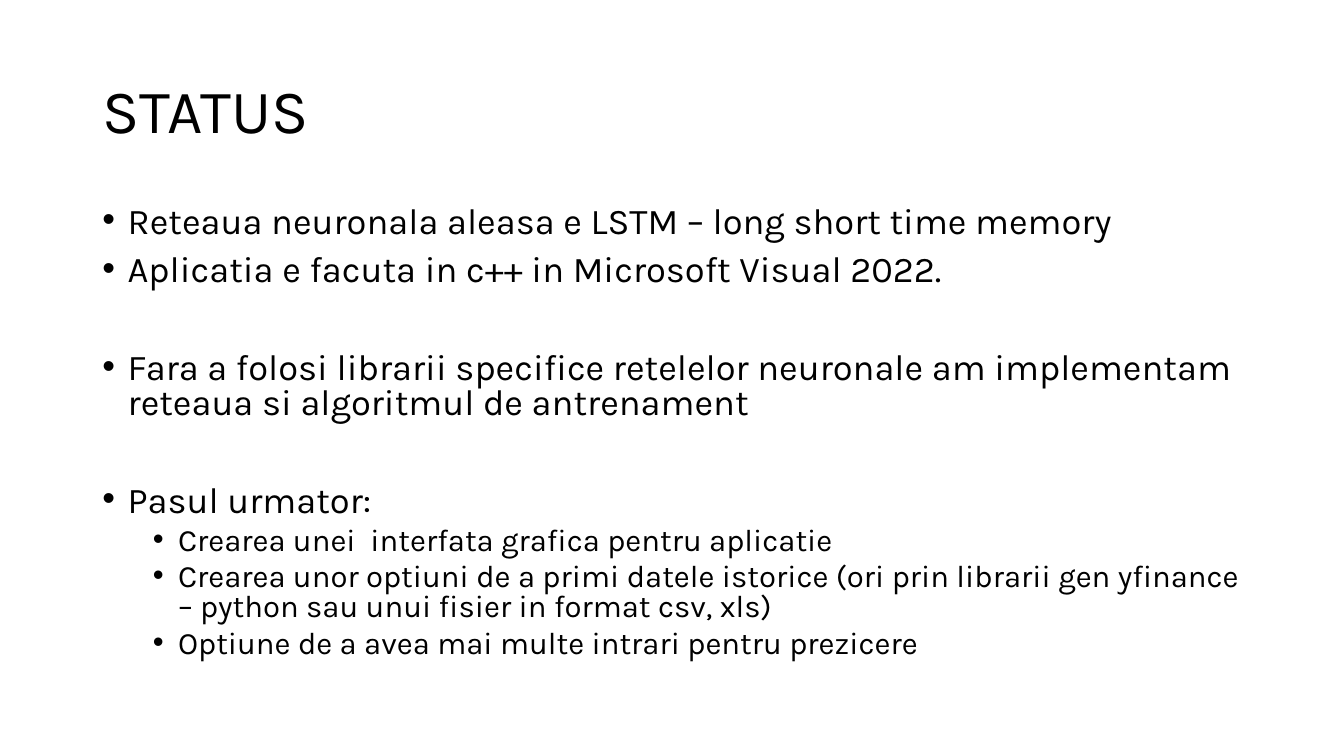
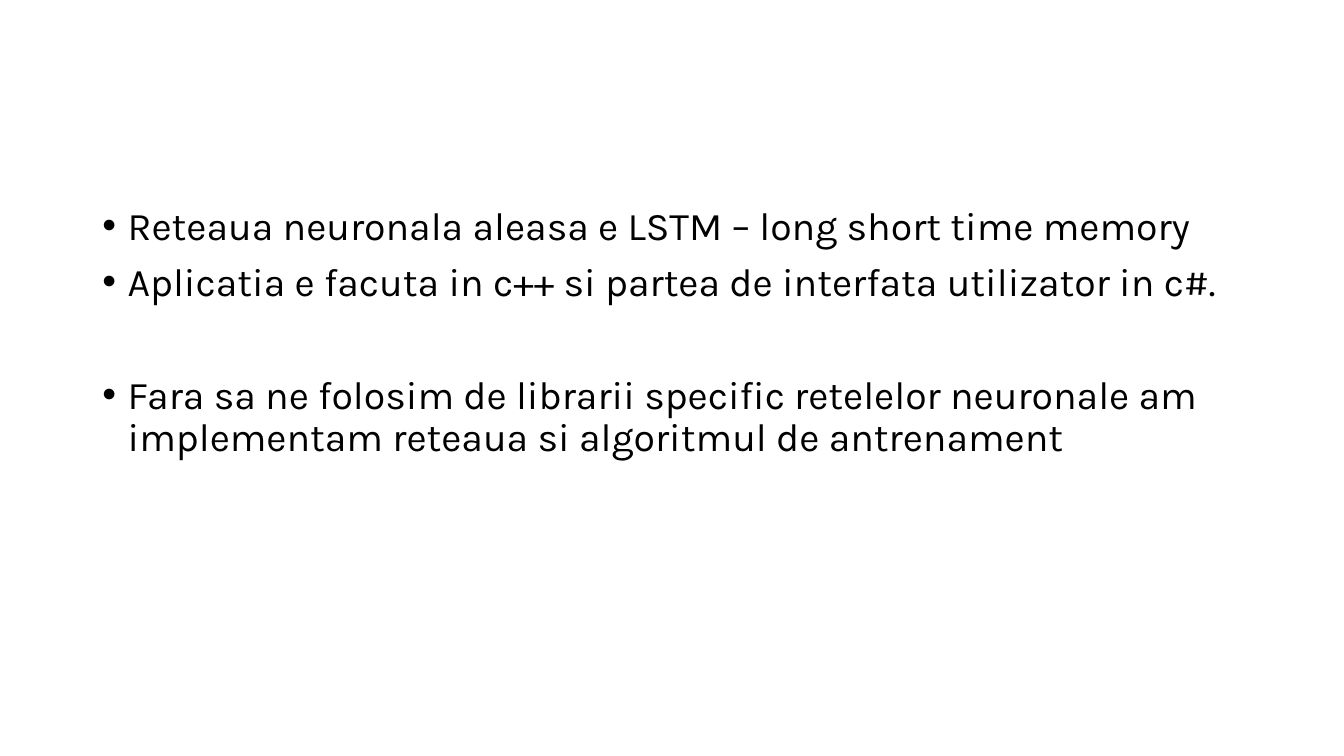
Before and after one commit to nasturas/LSTM, a slide deck: slide 3 of Doc/Prezicere pret actiuni.pptx. Drawn at 1344x756 pixels with LibreOffice and Linux fonts; fonts in the diff are those of the drawing. Boxes give left, top, right and bottom in pixels: in the first picture for what was removed or moved away, otherwise in the second. Text is boxed around its words. In the diff, an @@ line names an element or a change of style, - is before the commit and + after.

```diff
--- a/Doc/Prezicere pret actiuni.pptx
+++ b/Doc/Prezicere pret actiuni.pptx
@@ title removed at [102,93,309,134] @@
-STATUS
@@ text at [128,213,1190,250]: size 25.9 to 28 pt in "Reteaua neuronala aleasa e LSTM – long ..."; line spacing 0.8 to 0.9 @@
@@ text at [128,269,1216,461]: text changed; size 22.2 to 28 pt @@
-• Aplicatia e facuta in c++ in Microsoft Visual 2022.
-• Fara a folosi librarii specifice retelelor neuronale am implementam reteaua si algoritmul de antrenament
-• Pasul urmator:
-  • Crearea unei interfata grafica pentru aplicatie
-  • Crearea unor optiuni de a primi datele istorice (ori prin librarii gen yfinance – python sau unui fisier in format csv, xls)
-  • Optiune de a avea mai multe intrari pentru prezicere
+• Aplicatia e facuta in c++ si partea de interfata utilizator in c#.
+• Fara sa ne folosim de librarii specific retelelor neuronale am implementam reteaua si algoritmul de antrenament
```
Also in this commit, not shown: 3 other slides changed, 6 slides added, 3 slides removed.
